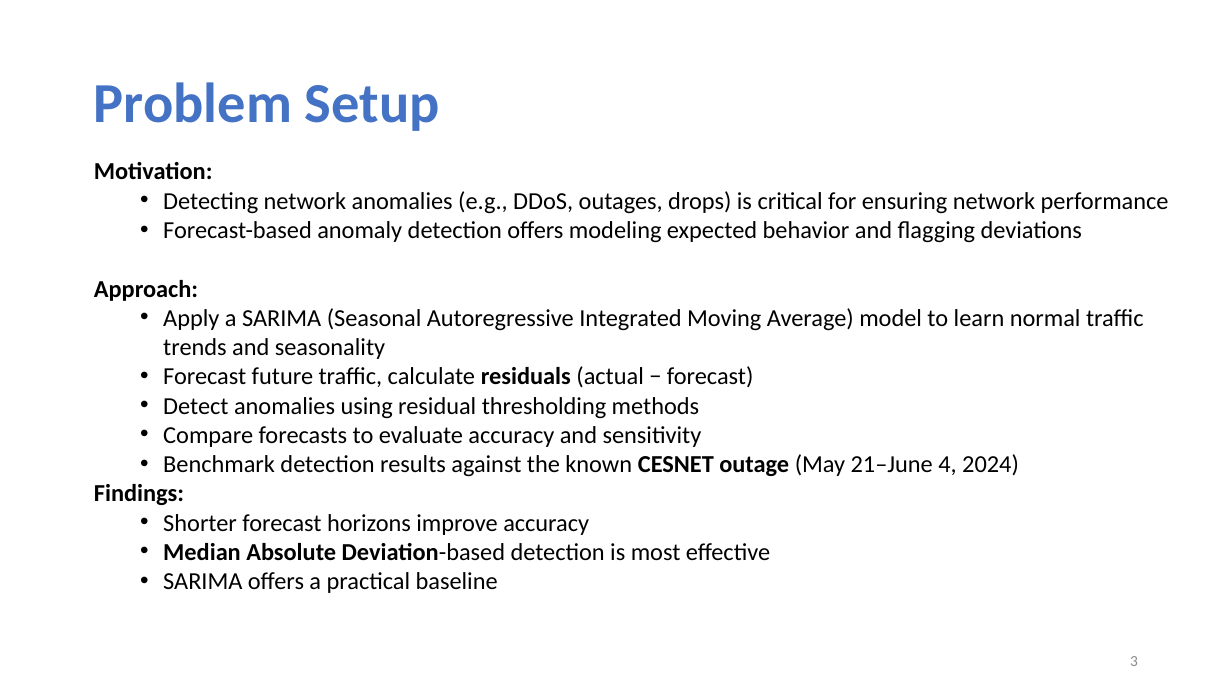
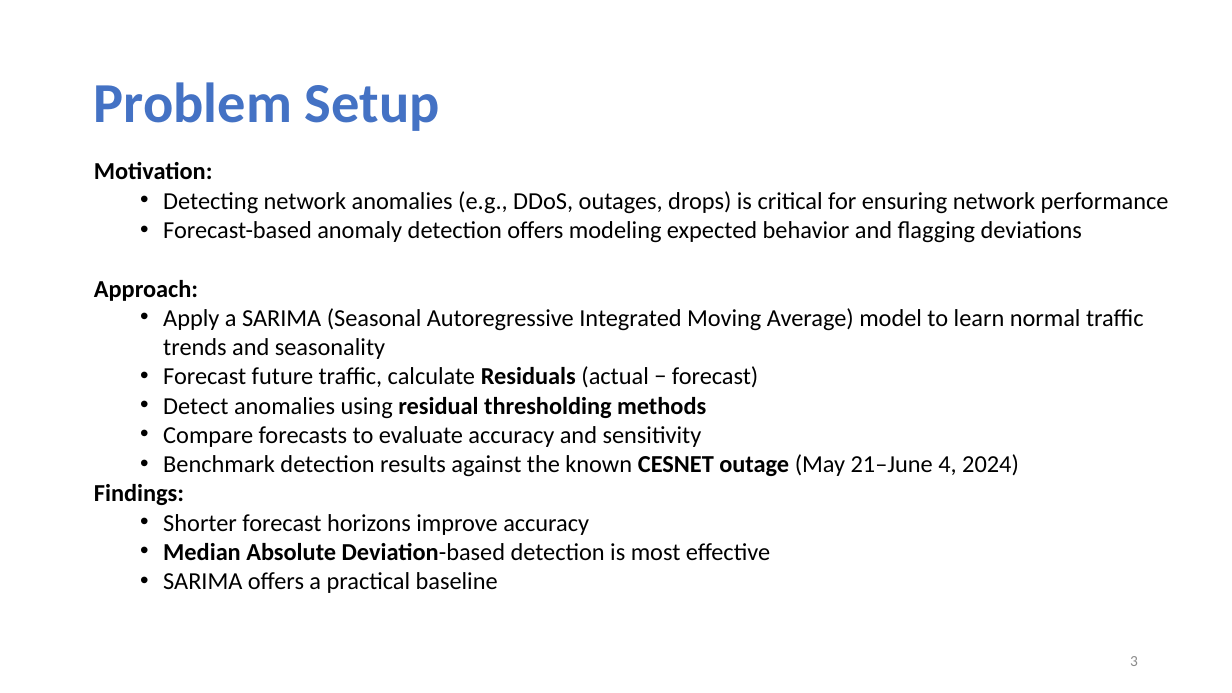
Before and after one commit to tanjilaahmed2/cesnet-anomaly-detection, a slide deck: slide 3 of LBNL Panel Interview_Tanjila.pptm. Drawn at 1232x693 pixels with LibreOffice and Linux fonts; fonts in the diff are those of the drawing. Boxes give left, top, right and bottom in pixels: in the first picture for what was removed or moved away, otherwise in the second. Text is boxed around its words. In the diff, an @@ line names an element or a change of style, - is before the commit and + after.

```diff
--- a/LBNL Panel Interview_Tanjila.pptm
+++ b/LBNL Panel Interview_Tanjila.pptm
@@ text at box(163, 366, 758, 387): text changed @@
-  • Forecast future traffic, calculate residuals (actual − forecast)
+  • Forecast future traffic, calculate Residuals (actual − forecast)
@@ text at box(163, 397, 706, 419): bold on in "residual thresholding methods" @@
```
Also in this commit, not shown: 11 other slides changed, 1 slide removed.
